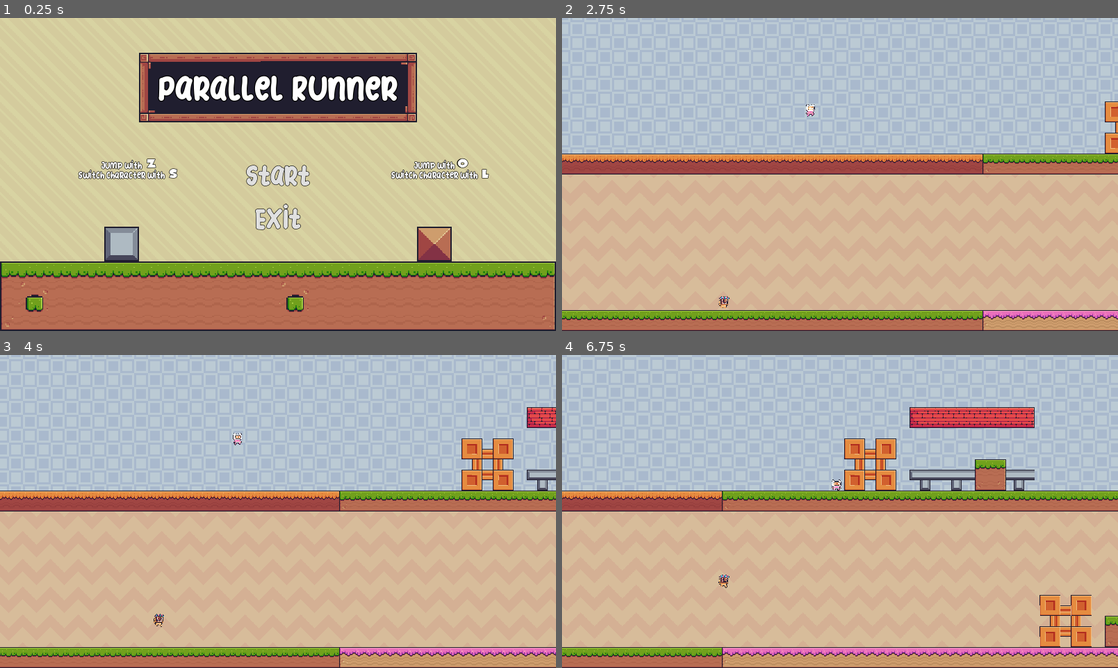
Above: before the commit, frames 1-4 (two rows, left to right).
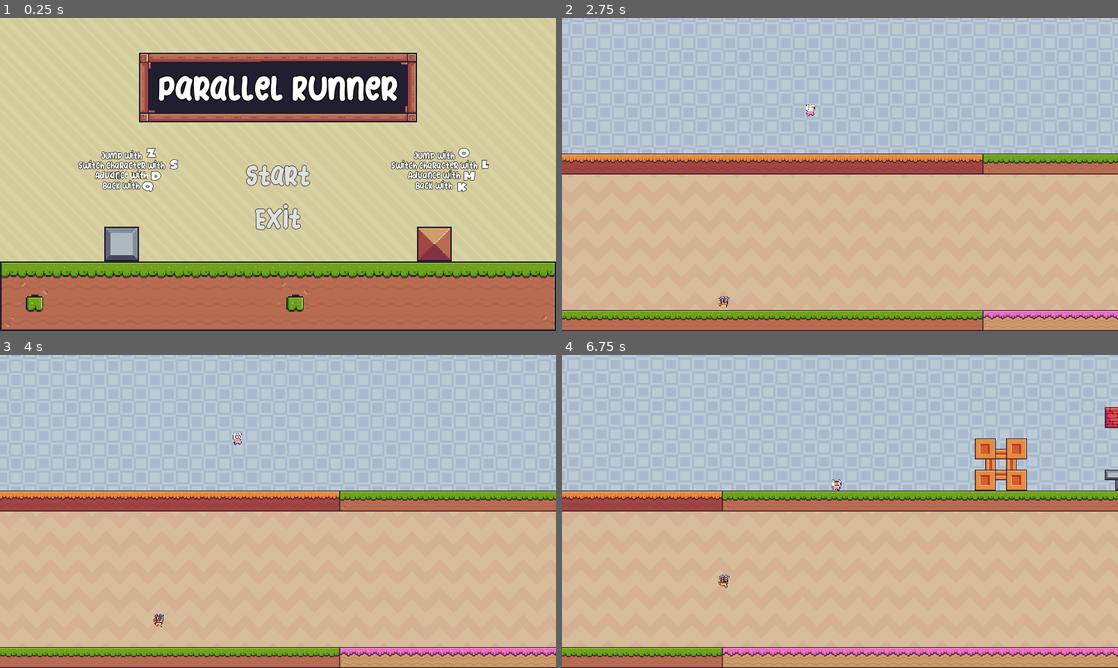
Above: after the commit, the same moments.

Repository: NickSpyker/ParallelRunner
Game: Godot game, scene res://scenes/Main.tscn
The game is run twice, just before and just after one commit, with the same random seed, the same clock (stepped at 60 frames per second) and the same inputs.
Inputs:
- Up to frame 1 (0.25 s): no input
- Up to frame 2 (2.75 s): click "Start" at 0.5 s; hold K (player2_left) 1.28-2.03 s; hold D (player1_right) from 1.28 s (still down); tap W (player1_jump) at 1.52, 1.82, 2.27, 2.3, 2.57 s; tap , (player2_right) at 1.55, 2.1 s
- Up to frame 3 (4 s): release D (player1_right) at 2.78 s; hold A (player1_left) 2.78-3.53 s; hold W (player1_jump) 2.78-3.53 s; tap O (player2_jump) at 3.05, 3.6 s; hold D (player1_right) from 3.53 s (still down); tap W (player1_jump) at 3.77 s; tap K (player2_left) at 3.8 s
- Up to frame 4 (6.75 s): tap W (player1_jump) at 4.07, 4.52, 4.82, 5.27, 5.3, 5.57 s; hold , (player2_right) 4.28-5.03 s; tap S (player1_chose) at 4.35 s; release D (player1_right) at 5.03 s; hold A (player1_left) 5.03-5.78 s; tap L (player2_chose) at 5.1 s; hold D (player1_right) 5.78-6.53 s; hold K (player2_left) 5.78-6.53 s; tap O (player2_jump) at 6.05 s; hold A (player1_left) from 6.53 s (still down); tap , (player2_right) at 6.6 s

The runs differ from the first frame. In frame 1, 2.4% of the frame differs, in the area x 14-88%, y 41-56%; in frame 2, 0.3%; in frame 3, 1.7%; in frame 4, 6.2%, in the area x 50-100%, y 16-94%.

Commit message:
add props

Diff:
--- a/objects/Props.tscn
+++ b/objects/Props.tscn
@@ -84,6 +84,39 @@
 [sub_resource type="ConvexPolygonShape2D" id=27]
 points = PoolVector2Array( 0, 0, 16, 0, 16, 16, 0, 16 )
 
+[sub_resource type="ConvexPolygonShape2D" id=127]
+points = PoolVector2Array( 0, 0, 16, 0, 16, 16, 0, 16 )
+
+[sub_resource type="ConvexPolygonShape2D" id=128]
+points = PoolVector2Array( 0, 0, 16, 0, 16, 16, 0, 16 )
+
+[sub_resource type="ConvexPolygonShape2D" id=129]
+points = PoolVector2Array( 0, 0, 16, 0, 16, 16, 0, 16 )
+
+[sub_resource type="ConvexPolygonShape2D" id=130]
+points = PoolVector2Array( 0, 0, 16, 0, 16, 16, 0, 16 )
+
+[sub_resource type="ConvexPolygonShape2D" id=131]
+points = PoolVector2Array( 0, 0, 16, 0, 16, 16, 0, 16 )
+
+[sub_resource type="ConvexPolygonShape2D" id=132]
+points = PoolVector2Array( 0, 0, 16, 0, 16, 16, 0, 16 )
+
+[sub_resource type="ConvexPolygonShape2D" id=133]
+points = PoolVector2Array( 0, 0, 16, 0, 16, 16, 0, 16 )
+
+[sub_resource type="ConvexPolygonShape2D" id=134]
+points = PoolVector2Array( 0, 0, 16, 0, 16, 16, 0, 16 )
+
+[sub_resource type="ConvexPolygonShape2D" id=135]
+points = PoolVector2Array( 0, 0, 16, 0, 16, 16, 0, 16 )
+
+[sub_resource type="ConvexPolygonShape2D" id=136]
+points = PoolVector2Array( 0, 0, 16, 0, 16, 16, 0, 16 )
+
+[sub_resource type="ConvexPolygonShape2D" id=137]
+points = PoolVector2Array( 0, 0, 16, 0, 16, 16, 0, 16 )
+
 [sub_resource type="ConvexPolygonShape2D" id=28]
 points = PoolVector2Array( 0, 0, 16, 0, 16, 16, 0, 16 )
 
@@ -260,6 +293,39 @@
 
 [sub_resource type="ConvexPolygonShape2D" id=86]
 points = PoolVector2Array( 16, 16, 0, 16, 0, 0, 16, 0 )
+
+[sub_resource type="ConvexPolygonShape2D" id=138]
+points = PoolVector2Array( 0, 0, 16, 0, 16, 16, 0, 16 )
+
+[sub_resource type="ConvexPolygonShape2D" id=139]
+points = PoolVector2Array( 0, 0, 16, 0, 16, 16, 0, 16 )
+
+[sub_resource type="ConvexPolygonShape2D" id=140]
+points = PoolVector2Array( 0, 0, 16, 0, 16, 16, 0, 16 )
+
+[sub_resource type="ConvexPolygonShape2D" id=141]
+points = PoolVector2Array( 0, 0, 16, 0, 16, 16, 0, 16 )
+
+[sub_resource type="ConvexPolygonShape2D" id=142]
+points = PoolVector2Array( 0, 0, 16, 0, 16, 16, 0, 16 )
+
+[sub_resource type="ConvexPolygonShape2D" id=143]
+points = PoolVector2Array( 0, 0, 16, 0, 16, 16, 0, 16 )
+
+[sub_resource type="ConvexPolygonShape2D" id=144]
+points = PoolVector2Array( 0, 0, 16, 0, 16, 16, 0, 16 )
+
+[sub_resource type="ConvexPolygonShape2D" id=145]
+points = PoolVector2Array( 0, 0, 16, 0, 16, 16, 0, 16 )
+
+[sub_resource type="ConvexPolygonShape2D" id=146]
+points = PoolVector2Array( 0, 0, 16, 0, 16, 16, 0, 16 )
+
+[sub_resource type="ConvexPolygonShape2D" id=147]
+points = PoolVector2Array( 0, 0, 16, 0, 16, 16, 0, 16 )
+
+[sub_resource type="ConvexPolygonShape2D" id=148]
+points = PoolVector2Array( 0, 0, 16, 0, 16, 16, 0, 16 )
 
 [sub_resource type="ConvexPolygonShape2D" id=87]
 points = PoolVector2Array( 0, 0, 16, 0, 16, 16, 0, 16 )
@@ -978,9 +1044,76 @@
 6/navigation_offset = Vector2( 0, 0 )
 6/shape_offset = Vector2( 0, 0 )
 6/shape_transform = Transform2D( 1, 0, 0, 1, 0, 0 )
+6/shape = SubResource( 138 )
 6/shape_one_way = false
-6/shape_one_way_margin = 0.0
-6/shapes = [  ]
+6/shape_one_way_margin = 1.0
+6/shapes = [ {
+"autotile_coord": Vector2( 0, 0 ),
+"one_way": false,
+"one_way_margin": 1.0,
+"shape": SubResource( 138 ),
+"shape_transform": Transform2D( 1, 0, 0, 1, 0, 0 )
+}, {
+"autotile_coord": Vector2( 1, 0 ),
+"one_way": false,
+"one_way_margin": 1.0,
+"shape": SubResource( 139 ),
+"shape_transform": Transform2D( 1, 0, 0, 1, 0, 0 )
+}, {
+"autotile_coord": Vector2( 2, 0 ),
+"one_way": false,
+"one_way_margin": 1.0,
+"shape": SubResource( 140 ),
+"shape_transform": Transform2D( 1, 0, 0, 1, 0, 0 )
+}, {
+"autotile_coord": Vector2( 3, 0 ),
+"one_way": false,
+"one_way_margin": 1.0,
+"shape": SubResource( 141 ),
+"shape_transform": Transform2D( 1, 0, 0, 1, 0, 0 )
+}, {
+"autotile_coord": Vector2( 3, 1 ),
+"one_way": false,
+"one_way_margin": 1.0,
+"shape": SubResource( 142 ),
+"shape_transform": Transform2D( 1, 0, 0, 1, 0, 0 )
+}, {
+"autotile_coord": Vector2( 3, 2 ),
+"one_way": false,
+"one_way_margin": 1.0,
+"shape": SubResource( 143 ),
+"shape_transform": Transform2D( 1, 0, 0, 1, 0, 0 )
+}, {
+"autotile_coord": Vector2( 2, 2 ),
+"one_way": false,
+"one_way_margin": 1.0,
+"shape": SubResource( 144 ),
+"shape_transform": Transform2D( 1, 0, 0, 1, 0, 0 )
+}, {
+"autotile_coord": Vector2( 2, 1 ),
+"one_way": false,
+"one_way_margin": 1.0,
+"shape": SubResource( 145 ),
+"shape_transform": Transform2D( 1, 0, 0, 1, 0, 0 )
+}, {
+"autotile_coord": Vector2( 1, 1 ),
+"one_way": false,
+"one_way_margin": 1.0,
+"shape": SubResource( 146 ),
+"shape_transform": Transform2D( 1, 0, 0, 1, 0, 0 )
+}, {
+"autotile_coord": Vector2( 1, 2 ),
+"one_way": false,
+"one_way_margin": 1.0,
+"shape": SubResource( 147 ),
+"shape_transform": Transform2D( 1, 0, 0, 1, 0, 0 )
+}, {
+"autotile_coord": Vector2( 0, 1 ),
+"one_way": false,
+"one_way_margin": 1.0,
+"shape": SubResource( 148 ),
+"shape_transform": Transform2D( 1, 0, 0, 1, 0, 0 )
+} ]
 6/z_index = 0
 7/name = "Terrain (16x16).png 7"
 7/texture = ExtResource( 1 )
@@ -1299,9 +1432,76 @@
 10/navigation_offset = Vector2( 0, 0 )
 10/shape_offset = Vector2( 0, 0 )
 10/shape_transform = Transform2D( 1, 0, 0, 1, 0, 0 )
+10/shape = SubResource( 127 )
 10/shape_one_way = false
-10/shape_one_way_margin = 0.0
-10/shapes = [  ]
+10/shape_one_way_margin = 1.0
+10/shapes = [ {
+"autotile_coord": Vector2( 0, 0 ),
+"one_way": false,
+"one_way_margin": 1.0,
+"shape": SubResource( 127 ),
+"shape_transform": Transform2D( 1, 0, 0, 1, 0, 0 )
+}, {
+"autotile_coord": Vector2( 1, 0 ),
+"one_way": false,
+"one_way_margin": 1.0,
+"shape": SubResource( 128 ),
+"shape_transform": Transform2D( 1, 0, 0, 1, 0, 0 )
+}, {
+"autotile_coord": Vector2( 2, 0 ),
+"one_way": false,
+"one_way_margin": 1.0,
+"shape": SubResource( 129 ),
+"shape_transform": Transform2D( 1, 0, 0, 1, 0, 0 )
+}, {
+"autotile_coord": Vector2( 3, 0 ),
+"one_way": false,
+"one_way_margin": 1.0,
+"shape": SubResource( 130 ),
+"shape_transform": Transform2D( 1, 0, 0, 1, 0, 0 )
+}, {
+"autotile_coord": Vector2( 3, 1 ),
+"one_way": false,
+"one_way_margin": 1.0,
+"shape": SubResource( 131 ),
+"shape_transform": Transform2D( 1, 0, 0, 1, 0, 0 )
+}, {
+"autotile_coord": Vector2( 3, 2 ),
+"one_way": false,
+"one_way_margin": 1.0,
+"shape": SubResource( 132 ),
+"shape_transform": Transform2D( 1, 0, 0, 1, 0, 0 )
+}, {
+"autotile_coord": Vector2( 2, 2 ),
+"one_way": false,
+"one_way_margin": 1.0,
+"shape": SubResource( 133 ),
+"shape_transform": Transform2D( 1, 0, 0, 1, 0, 0 )
+}, {
+"autotile_coord": Vector2( 2, 1 ),
+"one_way": false,
+"one_way_margin": 1.0,
+"shape": SubResource( 134 ),
+"shape_transform": Transform2D( 1, 0, 0, 1, 0, 0 )
+}, {
+"autotile_coord": Vector2( 1, 2 ),
+"one_way": false,
+"one_way_margin": 1.0,
+"shape": SubResource( 135 ),
+"shape_transform": Transform2D( 1, 0, 0, 1, 0, 0 )
+}, {
+"autotile_coord": Vector2( 1, 1 ),
+"one_way": false,
+"one_way_margin": 1.0,
+"shape": SubResource( 136 ),
+"shape_transform": Transform2D( 1, 0, 0, 1, 0, 0 )
+}, {
+"autotile_coord": Vector2( 0, 1 ),
+"one_way": false,
+"one_way_margin": 1.0,
+"shape": SubResource( 137 ),
+"shape_transform": Transform2D( 1, 0, 0, 1, 0, 0 )
+} ]
 10/z_index = 0
 11/name = "Terrain (16x16).png 11"
 11/texture = ExtResource( 1 )
--- a/scenes/Main.tscn
+++ b/scenes/Main.tscn
@@ -437,7 +437,9 @@
 margin_bottom = 400.0
 custom_fonts/font = SubResource( 31 )
 text = "Jump with
-Switch character with"
+Switch character with
+Advance with
+Back with"
 align = 1
 valign = 1
 
@@ -448,35 +450,37 @@
 margin_bottom = 400.0
 custom_fonts/font = SubResource( 31 )
 text = "Jump with
-Switch character with"
+Switch character with
+Advance with
+Back with"
 align = 1
 valign = 1
 
 [node name="z" type="Label" parent="Selector1"]
 margin_left = 327.0
-margin_top = 314.0
+margin_top = 289.0
 margin_right = 367.0
-margin_bottom = 354.0
+margin_bottom = 329.0
 custom_fonts/font = SubResource( 32 )
 text = "Z"
 align = 1
 valign = 1
 
 [node name="s" type="Label" parent="Selector1"]
-margin_left = 379.0
-margin_top = 338.0
-margin_right = 419.0
-margin_bottom = 378.0
+margin_left = 380.0
+margin_top = 317.0
+margin_right = 420.0
+margin_bottom = 357.0
 custom_fonts/font = SubResource( 32 )
 text = "S"
 align = 1
 valign = 1
 
 [node name="o" type="Label" parent="Selector1"]
-margin_left = 1046.0
-margin_top = 314.0
-margin_right = 1086.0
-margin_bottom = 354.0
+margin_left = 1048.0
+margin_top = 290.0
+margin_right = 1088.0
+margin_bottom = 330.0
 custom_fonts/font = SubResource( 32 )
 text = "O"
 align = 1
@@ -484,11 +488,51 @@
 
 [node name="l" type="Label" parent="Selector1"]
 margin_left = 1097.0
-margin_top = 338.0
+margin_top = 316.0
 margin_right = 1137.0
-margin_bottom = 378.0
+margin_bottom = 356.0
 custom_fonts/font = SubResource( 32 )
 text = "L"
+align = 1
+valign = 1
+
+[node name="z2" type="Label" parent="Selector1"]
+margin_left = 339.0
+margin_top = 342.0
+margin_right = 379.0
+margin_bottom = 382.0
+custom_fonts/font = SubResource( 32 )
+text = "D"
+align = 1
+valign = 1
+
+[node name="z3" type="Label" parent="Selector1"]
+margin_left = 321.0
+margin_top = 367.0
+margin_right = 361.0
+margin_bottom = 407.0
+custom_fonts/font = SubResource( 32 )
+text = "Q"
+align = 1
+valign = 1
+
+[node name="o2" type="Label" parent="Selector1"]
+margin_left = 1061.0
+margin_top = 342.0
+margin_right = 1101.0
+margin_bottom = 382.0
+custom_fonts/font = SubResource( 32 )
+text = "M"
+align = 1
+valign = 1
+
+[node name="o3" type="Label" parent="Selector1"]
+margin_left = 1044.0
+margin_top = 368.0
+margin_right = 1084.0
+margin_bottom = 408.0
+custom_fonts/font = SubResource( 32 )
+text = "K"
 align = 1
 valign = 1
 
--- a/scenes/Track.tscn
+++ b/scenes/Track.tscn
@@ -42,6 +42,7 @@
 scale = Vector2( 1, 1 )
 
 [node name="Timer" type="Timer" parent="."]
+wait_time = 2.0
 autostart = true
 
 [connection signal="timeout" from="Timer" to="." method="_on_Timer_timeout"]
--- a/scripts/Player.gd
+++ b/scripts/Player.gd
@@ -27,19 +27,26 @@
 	else:
 		$AnimatedSprite.play(playerType + idle)
 	velocity = move_and_slide(velocity, Vector2.UP)
+	if position.x < 0:
+		queue_free()
 
 func Jump():
 	if is_on_floor():
 		velocity.y = -jumpPower
 
+var move_check = false
 func move_right():
+	move_check = true
 	velocity.x = moveSpeed
 
 func move_left():
+	move_check = true
 	velocity.x = -moveSpeed
 
 func stop_move():
-	velocity.x = 0
+	if move_check:
+		velocity.x = 0
+		move_check = false
 
 func setIdleAnimation(animation: String):
 	idle = animation
--- a/scripts/Track.gd
+++ b/scripts/Track.gd
@@ -14,29 +14,34 @@
 
 func _process(delta):
 
+	if !has_node("Player1"):
+		pass
+	if !has_node("Player2"):
+		pass
+
 	parallax += parallaxSpeed * delta
 	if 1280 <= parallax:
 		parallax = 0
 	$Background/Top.region_rect = Rect2(parallax, parallax / 2, 1280, 360)
 	$Background/Bottom.region_rect = Rect2(parallax, parallax / 2, 1280, 360)
 
-	if Input.is_action_pressed("player1_jump"):
+	if Input.is_action_pressed("player1_jump") and has_node("Player1"):
 		$Player1.Jump()
-	if Input.is_action_pressed("player2_jump"):
+	if Input.is_action_pressed("player2_jump") and has_node("Player2"):
 		$Player2.Jump()
 
-	if Input.is_action_pressed("player1_right"):
+	if Input.is_action_pressed("player1_right") and has_node("Player1"):
 		$Player1.move_right()
-	elif Input.is_action_pressed("player1_left"):
+	elif Input.is_action_pressed("player1_left") and has_node("Player1"):
 		$Player1.move_left()
-	else:
+	elif has_node("Player1"):
 		$Player1.stop_move()
 
-	if Input.is_action_pressed("player2_right"):
+	if Input.is_action_pressed("player2_right") and has_node("Player2"):
 		$Player2.move_right()
-	elif Input.is_action_pressed("player2_left"):
+	elif Input.is_action_pressed("player2_left") and has_node("Player2"):
 		$Player2.move_left()
-	else:
+	elif has_node("Player2"):
 		$Player2.stop_move()
 
 func _on_Timer_timeout():
Not shown: 1 places in objects/Props.tscn that only renumber resources
